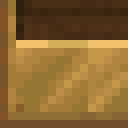
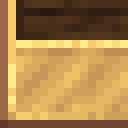
Before/after of a (128, 128) layered artwork. What changed in the layer stack:
added layer "Calque copié #3" above "Calque copié #1" over (16, 40, 128, 112)
added layer "Calque copié #1" above "Calque copié" over (0, 0, 128, 128)
hid "Calque copié" over (16, 40, 128, 112)
hid "monitor_advanced_39.png" over (0, 0, 128, 128)
